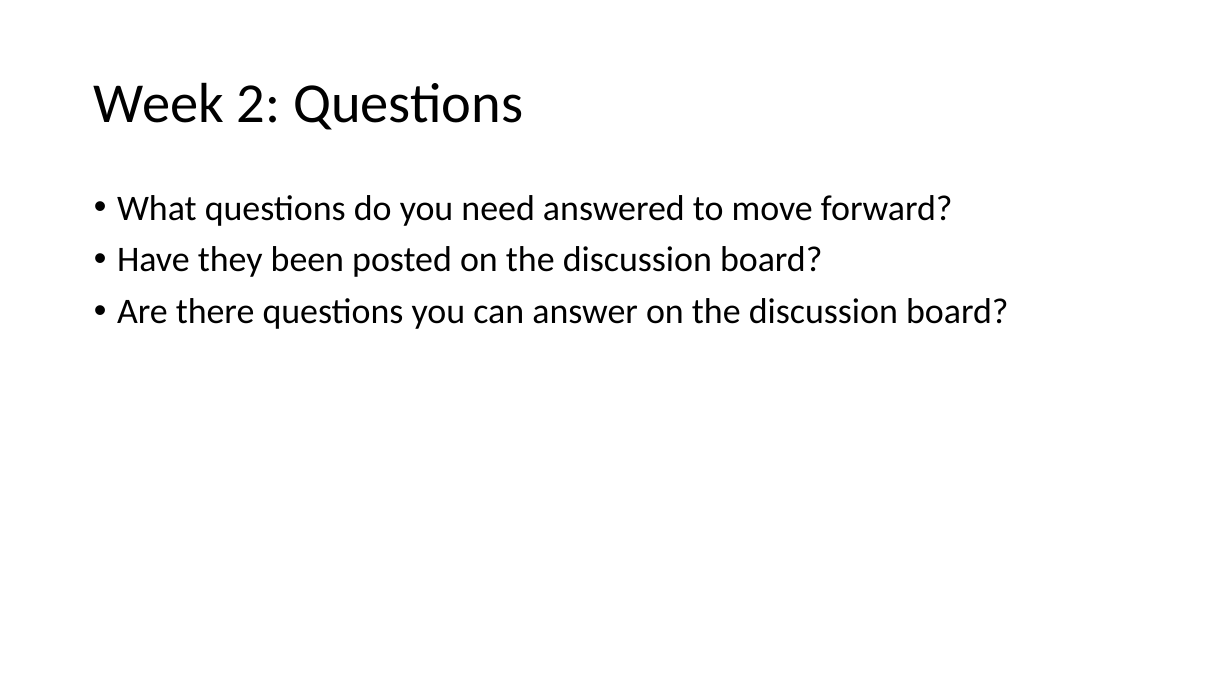
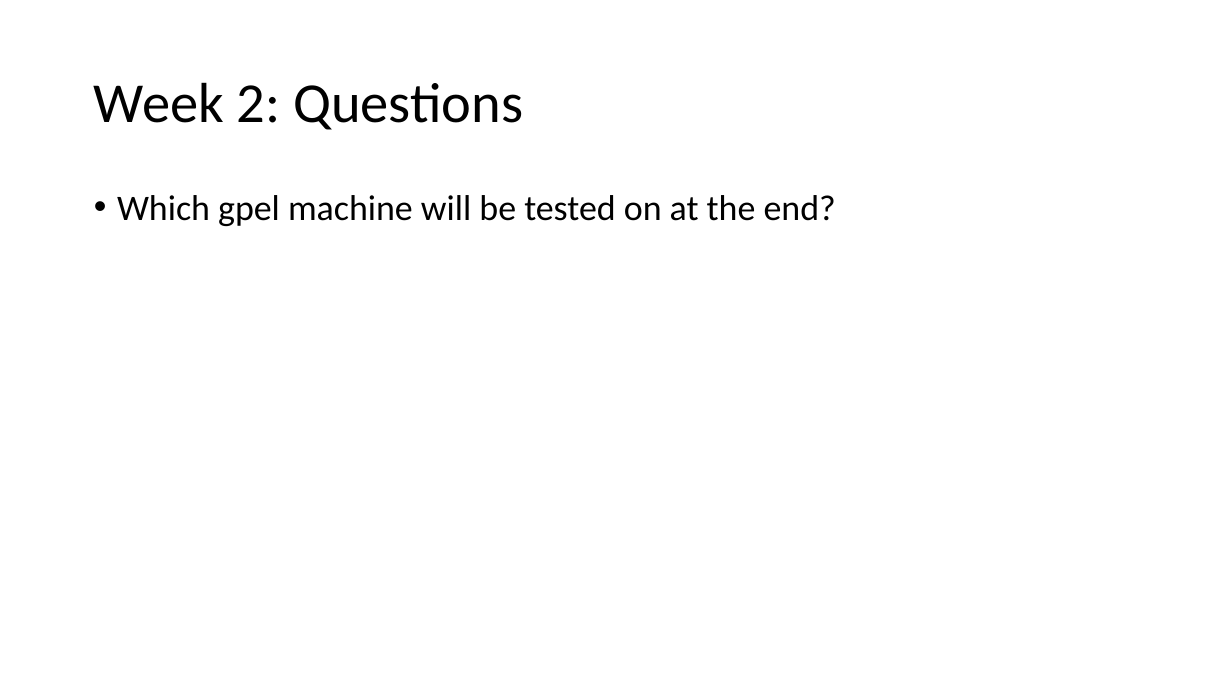
Before and after one commit to SpencerTSmith/Sorting-Optimisation-Lab, a slide deck: slide 9 of artifacts/lab_checkpoint_slides.pptx. Drawn at 1232x693 pixels with LibreOffice and Linux fonts; fonts in the diff are those of the drawing. Boxes give left, top, right and bottom in pixels: in the first picture for what was removed or moved away, otherwise in the second. Text is boxed around its words. In the diff, an @@ line names an element or a change of style, - is before the commit and + after.

```diff
--- a/artifacts/lab_checkpoint_slides.pptx
+++ b/artifacts/lab_checkpoint_slides.pptx
@@ text at [117,195,836,226]: text changed @@
-• What questions do you need answered to move forward?
-• Have they been posted on the discussion board?
-• Are there questions you can answer on the discussion board?
+• Which gpel machine will be tested on at the end?
```
Also in this commit, not shown: 7 other slides changed.
